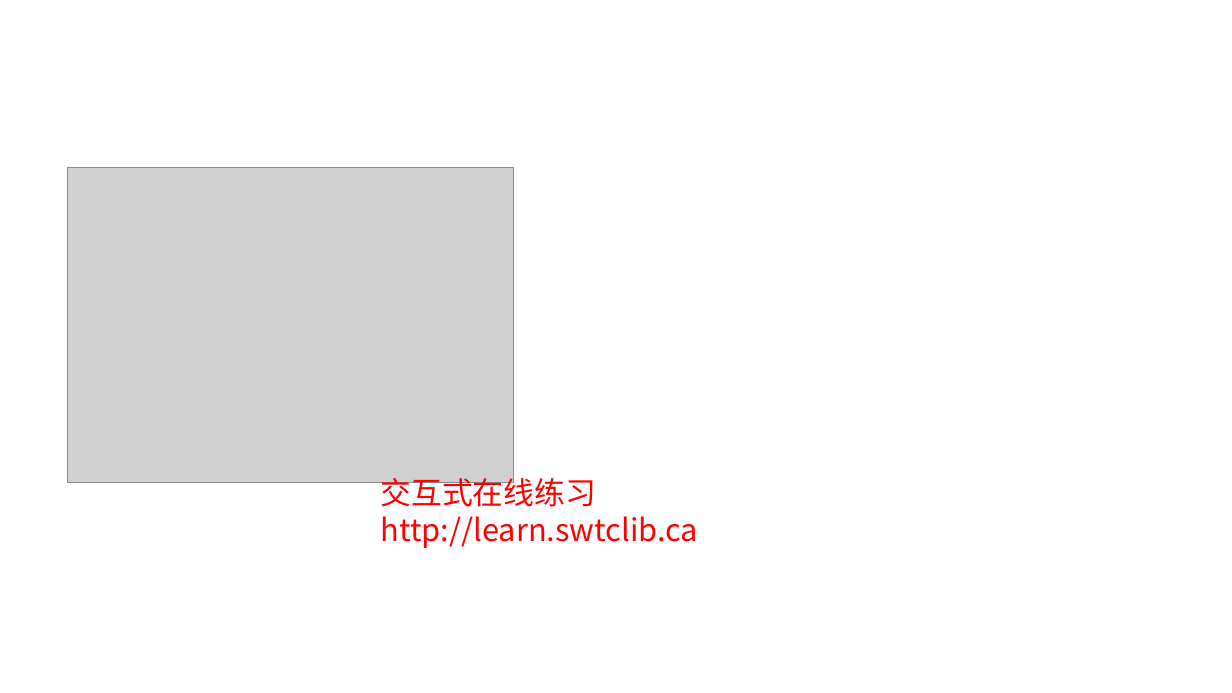
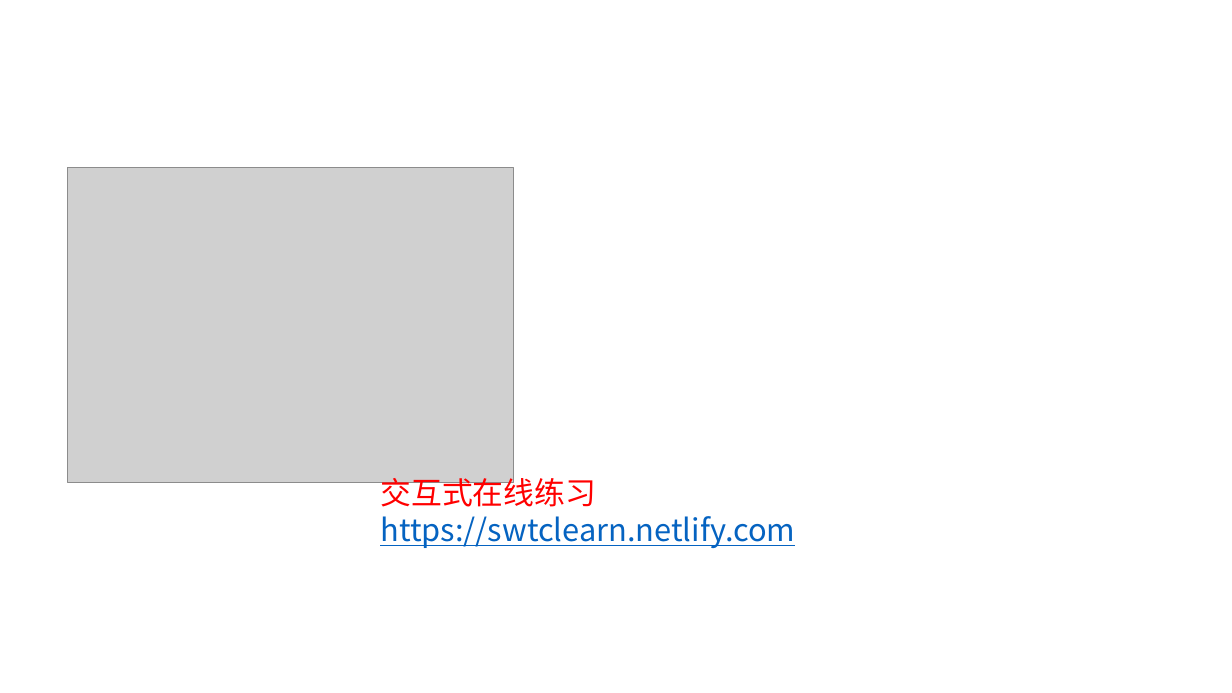
Before and after one commit to JCCDex/jingtum_doc, a slide deck: slide 1 of pfp14-swtclib.pptx. Drawn at 1232x693 pixels with LibreOffice and Linux fonts; fonts in the diff are those of the drawing; grey boxes stand for pictures; background and template pictures are left out. Boxes give left, top, right and bottom in pixels: in the first picture for what was removed or moved away, otherwise in the second. Text is boxed around its words. In the diff, an @@ line names an element or a change of style, - is before the commit and + after.

Commit message:
swtclib更新在线资源

```diff
--- a/pfp14-swtclib.pptx
+++ b/pfp14-swtclib.pptx
@@ text at (380, 472, 795, 548): text changed; text colour #FF0000 to #0563C1 @@
-交互式在线练习 http://learn.swtclib.ca
+交互式在线练习 https://swtclearn.netlify.com
```
Also in this commit, not shown: 2 other slides changed, 1 other file.
